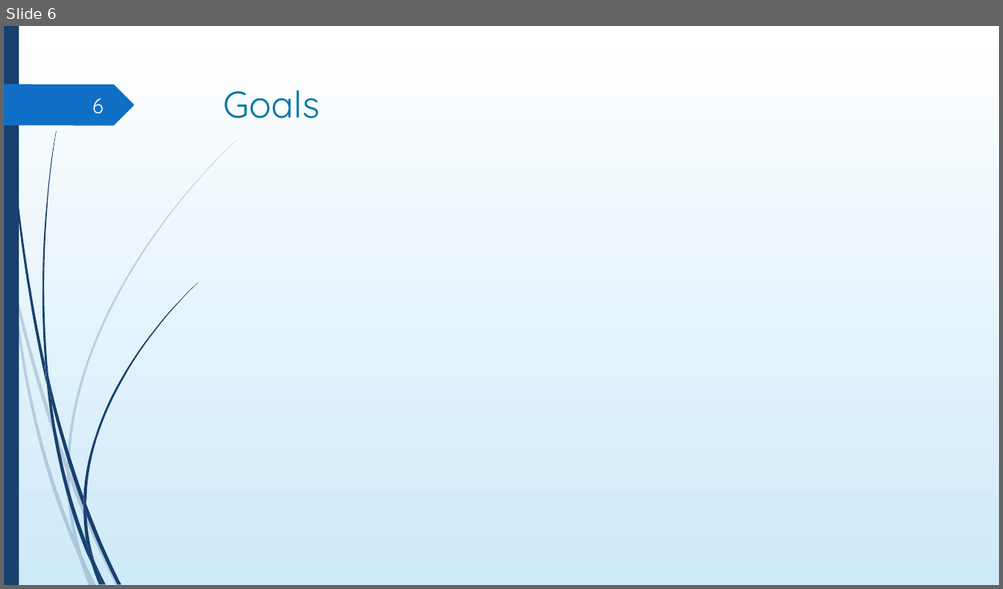
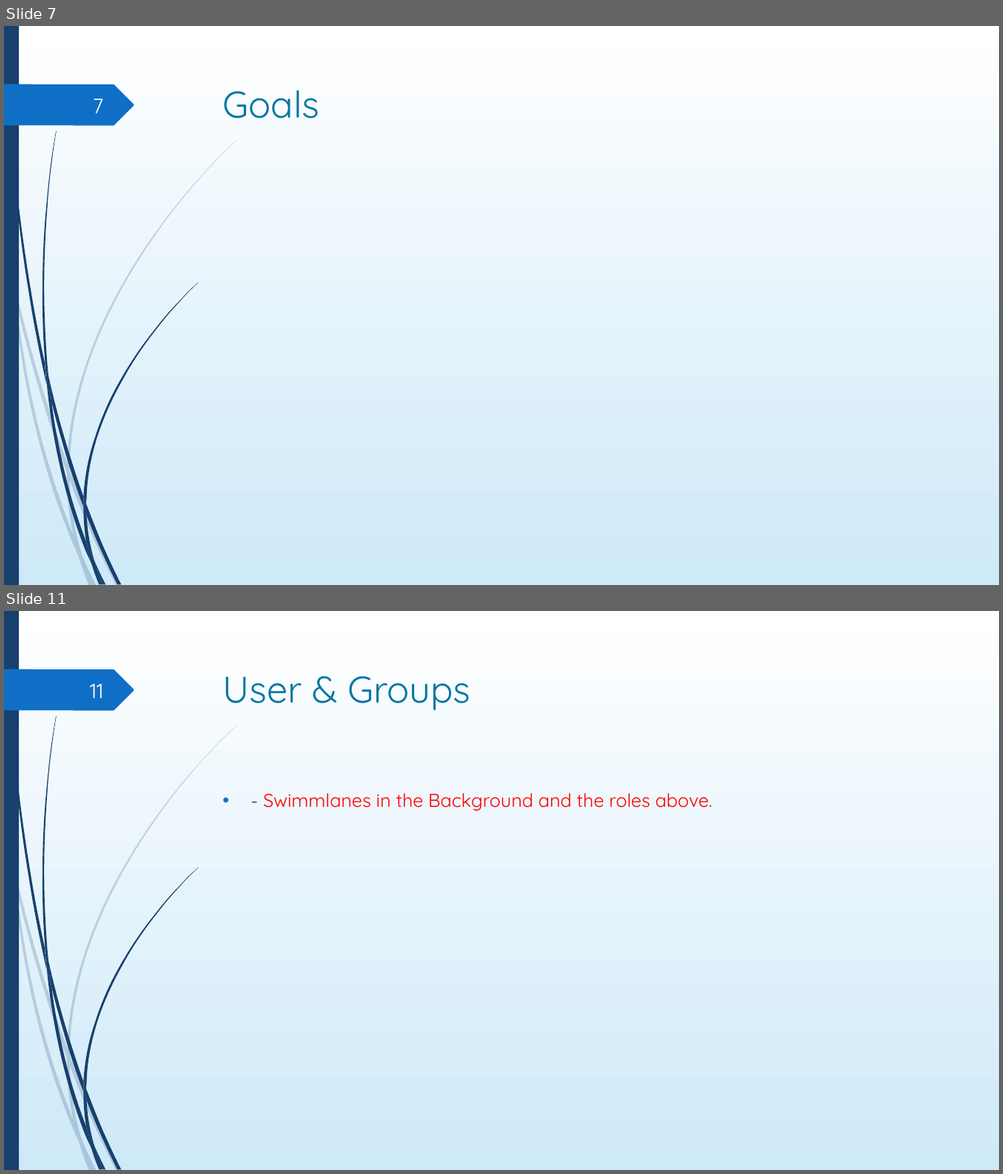
Before and after one commit to DigiBP/digibp-monterosa, a slide deck: Doc/DBP_presentation.pptx. Shown one above the other, each under a label of ours: slide 6 before the commit, slides 7 and 11 after it; the slides between them are not shown. The pictures are 1003x589 and 1003x1174 pixels, drawn with LibreOffice and Linux fonts; fonts in the diff are those of the drawing; background and template pictures are left out. Boxes give left, top, right and bottom in pixels: in the first picture for what was removed or moved away, otherwise in the second. Text is boxed around its words. In the diff, an @@ line names an element or a change of style, - is before the commit and + after.

```diff
--- a/Doc/DBP_presentation.pptx
+++ b/Doc/DBP_presentation.pptx
@@ slide 11 added at (x1=4, y1=611, x2=999, y2=1170), background gradient #FFFFFF to #CEEAF9; not listed: 24 template elements that a slide beside it also shows @@
@@ title added at (x1=223, y1=676, x2=471, y2=710), 36 pt, text #0076A3 @@
+User & Groups
@@ page number added at (x1=90, y1=684, x2=104, y2=698), 20 pt, text #FEFFFF @@
+11
@@ text added at (x1=263, y1=793, x2=712, y2=811), 18 pt, text #FF0000 @@
+• - Swimmlanes in the Background and the roles above.
@@ what was slide 6 is now slide 7 @@
@@ page number at (x1=93, y1=99, x2=104, y2=113): text changed @@
-6
+7
```
Also in this commit, not shown: 2 slides changed, 7 other slides added, 1 slide removed, 3 other files.
